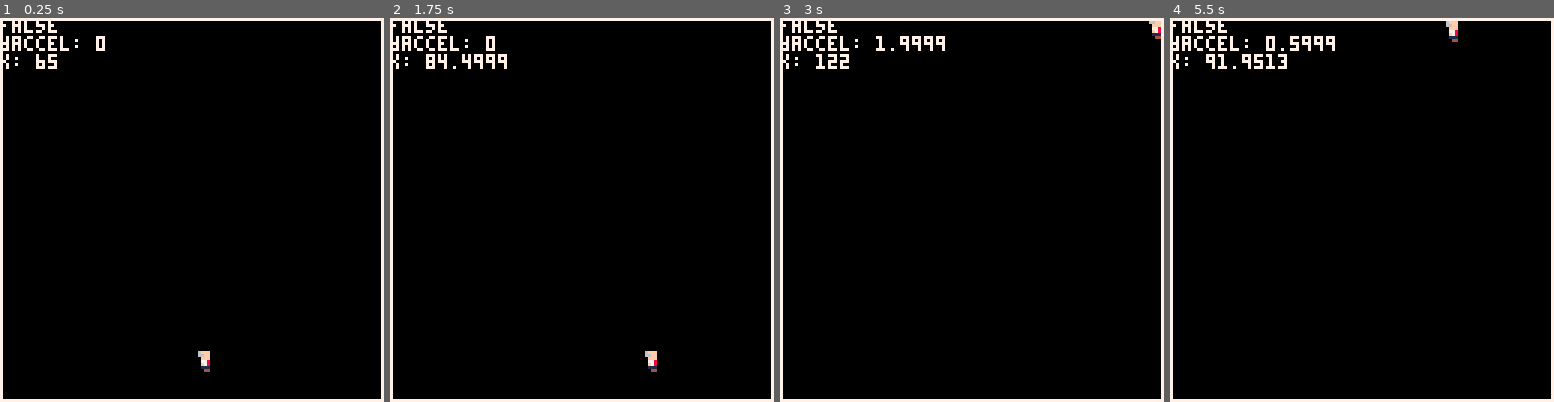
Above: before the commit, frames 1-4 (left to right).
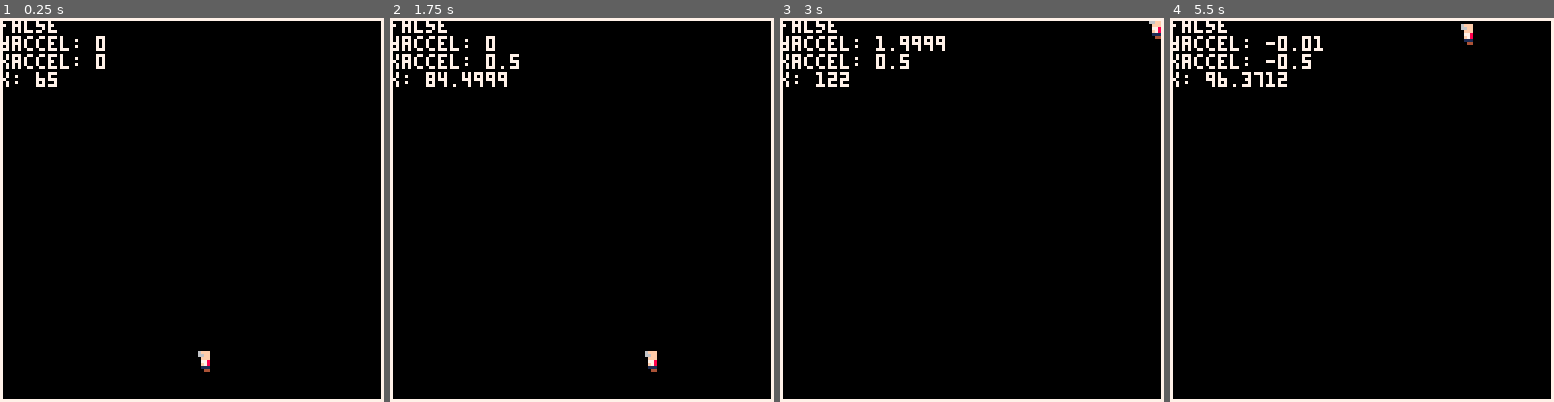
Above: after the commit, the same moments.

Repository: jloiterman/ld51_new
Game: PICO-8 cartridge ld51.p8
Same seed, same stepped clock (60 frames per second), same inputs: the game is played once before the commit and once after it.
Inputs:
- Up to frame 1 (0.25 s): no input
- Up to frame 2 (1.75 s): hold Right from 1.6 s (still down)
- Up to frame 3 (3 s): release Right at 2.1 s; hold Up 2.15-2.42 s; hold Right from 2.47 s (still down)
- Up to frame 4 (5.5 s): release Right at 3.03 s; hold Left 3.08-3.58 s; hold Right 4.02-4.68 s; hold Up 4.73-5.03 s; hold Left from 5.08 s (still down)

The runs differ from the first frame. In frame 1, 0.5% of the frame differs, in the area x 0-28%, y 9-18%; in frame 2, 1.0%; in frame 3, 0.6%; in frame 4, 1.5%, in the area x 0-79%, y 0-18%.

Commit message:
added checks to prevent yaccel from causing player to 'stick' at the edges

Diff:
--- a/ld51.p8
+++ b/ld51.p8
@@ -35,6 +35,7 @@
     rect(world.topleftx,world.toplefty,world.bottomrightx,world.bottomrighty,7)
     print(btn(2))
     print("yaccel: " .. player.accel.y)
+    print("xaccel: " .. player.accel.x)
     print("x: " .. player.pos.x)
 end
 
@@ -83,8 +84,8 @@
     --block the player from leaving the boundaries
     if p.pos.x>=122 then p.pos.x=122
         elseif p.pos.x<=1 then p.pos.x=0
-        elseif p.pos.y<=0 then p.pos.y=0
-        elseif p.pos.y>=118 then p.pos.y=118
+        elseif p.pos.y<=0 then p.pos.y=1 p.accel.y=-0.01
+        elseif p.pos.y>=118 then p.pos.y=117 p.accel.y=0
     end
 end
 -->8
